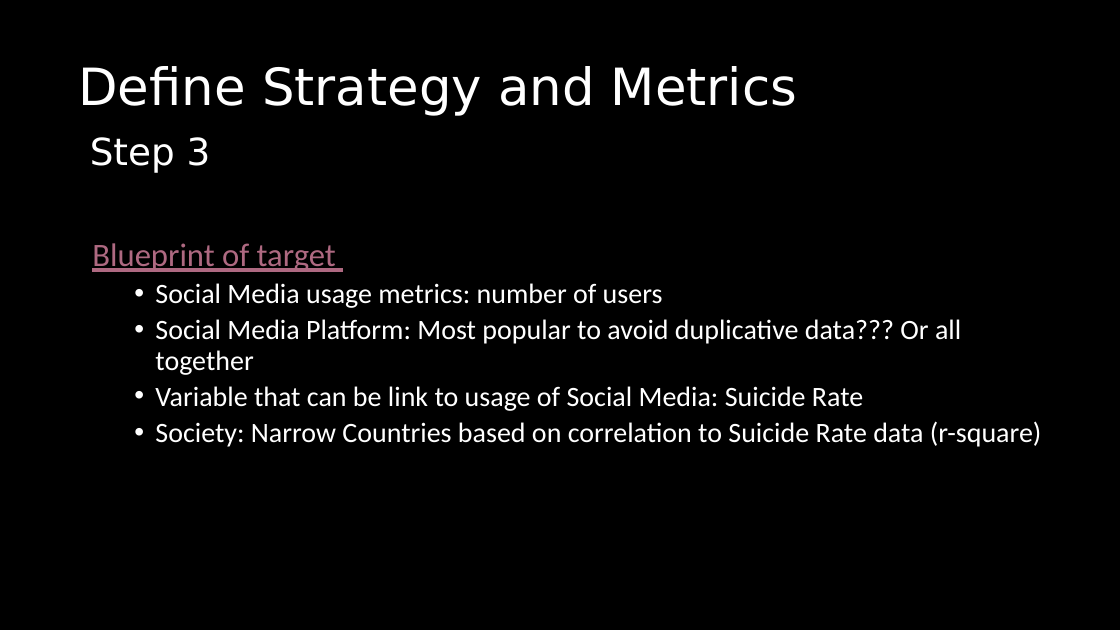
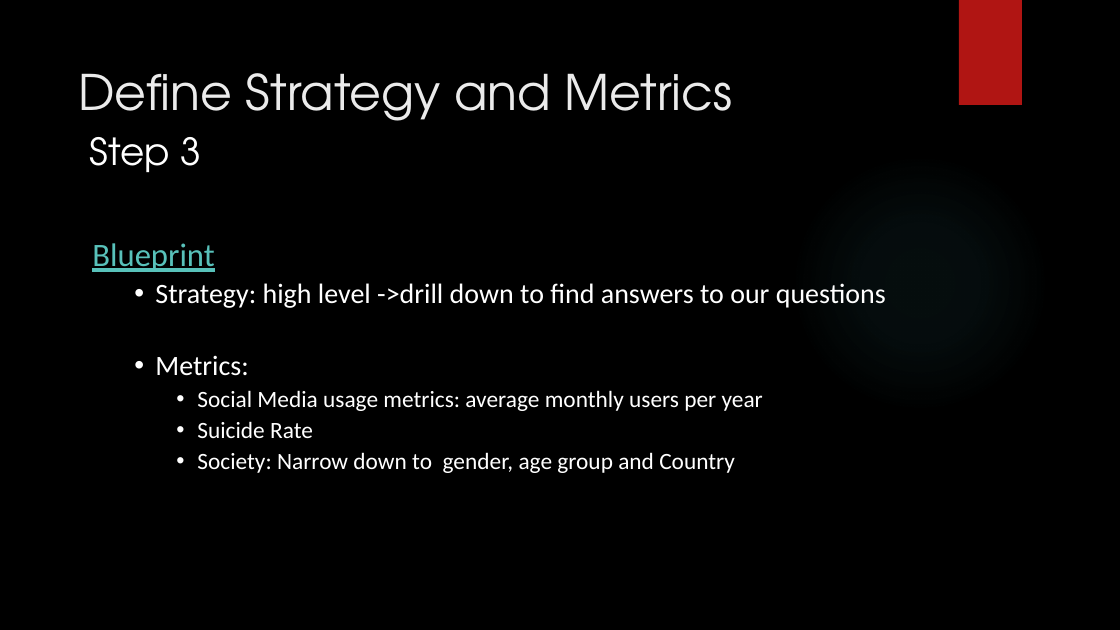
Before and after one commit to ludmilagd/SocialMediaUsageImpact, a slide deck: slide 6 of SocialMediaSuicideRate.pptx (slide 5 before the commit). Drawn at 1120x630 pixels with LibreOffice and Linux fonts; fonts in the diff are those of the drawing; background and template pictures are left out. Boxes give left, top, right and bottom in pixels: in the first picture for what was removed or moved away, otherwise in the second. Text is boxed around its words. In the diff, an @@ line names an element or a change of style, - is before the commit and + after.

```diff
--- a/SocialMediaSuicideRate.pptx
+++ b/SocialMediaSuicideRate.pptx
@@ rectangle added at (x1=959, y1=0, x2=1022, y2=105), fill #B01513 @@
@@ title "Define Strategy and Metrics" at (x1=78, y1=73, x2=733, y2=121): size 44 to 42 pt, font DejaVu Sans to TeX Gyre Adventor, text colour #FFFFFF to #EBEBEB; line spacing 0.9 to 1 @@
@@ text "Step 3" at (x1=90, y1=137, x2=202, y2=173): font DejaVu Sans to TeX Gyre Adventor @@
@@ ellipse added at (x1=791, y1=154, x2=1049, y2=413), fill gradient #50B9C1 @@
@@ text at (x1=92, y1=243, x2=886, y2=473): text changed; size 24 to 20 pt @@
-Blueprint of target
-  • Social Media usage metrics: number of users
-  • Social Media Platform: Most popular to avoid duplicative data??? Or all together
-  • Variable that can be link to usage of Social Media: Suicide Rate
-  • Society: Narrow Countries based on correlation to Suicide Rate data (r-square)
+Blueprint
+  • Strategy: high level ->drill down to find answers to our questions
+  • Metrics:
+    • Social Media usage metrics: average monthly users per year
+    • Suicide Rate
+    • Society: Narrow down to gender, age group and Country
```
Also in this commit, not shown: 10 other slides changed, 2 slides added, 1 slide removed, 7 other files.
